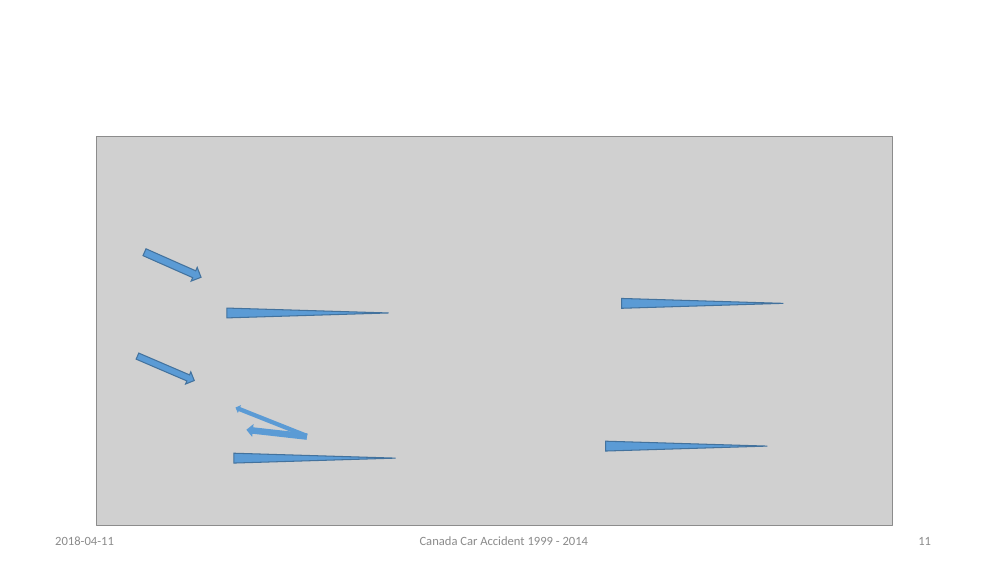
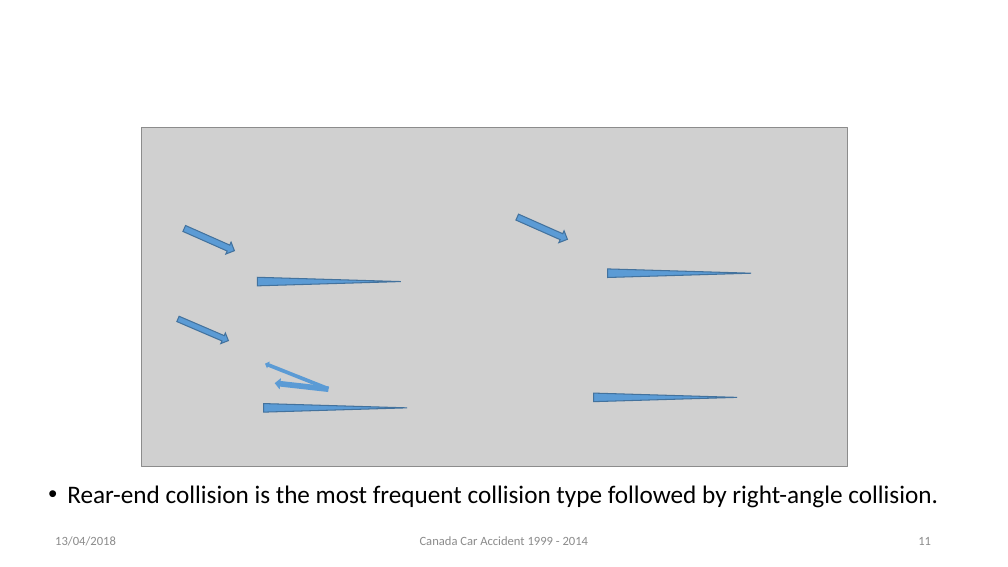
Before and after one commit to rynho/3250-G3, a slide deck: slide 11 of Deliverable/Presentation.pptx. Drawn at 1008x567 pixels with LibreOffice and Linux fonts; fonts in the diff are those of the drawing; grey boxes stand for pictures; background and template pictures are left out. Boxes give left, top, right and bottom in pixels: in the first picture for what was removed or moved away, otherwise in the second. Text is boxed around its words. In the diff, an @@ line names an element or a change of style, - is before the commit and + after.

```diff
--- a/Deliverable/Presentation.pptx
+++ b/Deliverable/Presentation.pptx
@@ picture: place and size @@
-picture at bbox=[96, 136, 892, 526]
+picture at bbox=[141, 128, 848, 467]
@@ right arrow: place and size @@
-right arrow at bbox=[142, 245, 205, 284]
+right arrow at bbox=[182, 222, 238, 256]
@@ right arrow added at bbox=[515, 211, 570, 245], fill #5B9BD5, outline #43739E 1 pt @@
@@ triangle: place and size @@
-triangle at bbox=[622, 298, 784, 308]
+triangle at bbox=[608, 269, 751, 277]
@@ triangle: place and size @@
-triangle at bbox=[226, 308, 388, 318]
+triangle at bbox=[257, 278, 401, 286]
@@ right arrow: place and size @@
-right arrow at bbox=[134, 350, 197, 387]
+right arrow at bbox=[176, 314, 231, 346]
@@ right arrow: place and size @@
-right arrow at bbox=[234, 403, 309, 440]
+right arrow at bbox=[263, 360, 329, 393]
@@ right arrow: place and size @@
-right arrow at bbox=[246, 423, 308, 443]
+right arrow at bbox=[274, 377, 329, 395]
@@ triangle: place and size @@
-triangle at bbox=[234, 453, 396, 463]
+triangle at bbox=[264, 404, 407, 413]
@@ triangle: place and size @@
-triangle at bbox=[606, 441, 768, 451]
+triangle at bbox=[593, 394, 737, 402]
@@ text added at bbox=[67, 485, 938, 508], 24 pt, text #000000 @@
+• Rear-end collision is the most frequent collision type followed by right-angle collision.
@@ text at bbox=[55, 536, 116, 545]: text changed @@
-2018-04-11
+13/04/2018
```
Also in this commit, not shown: 19 other slides changed, 8 other files.
